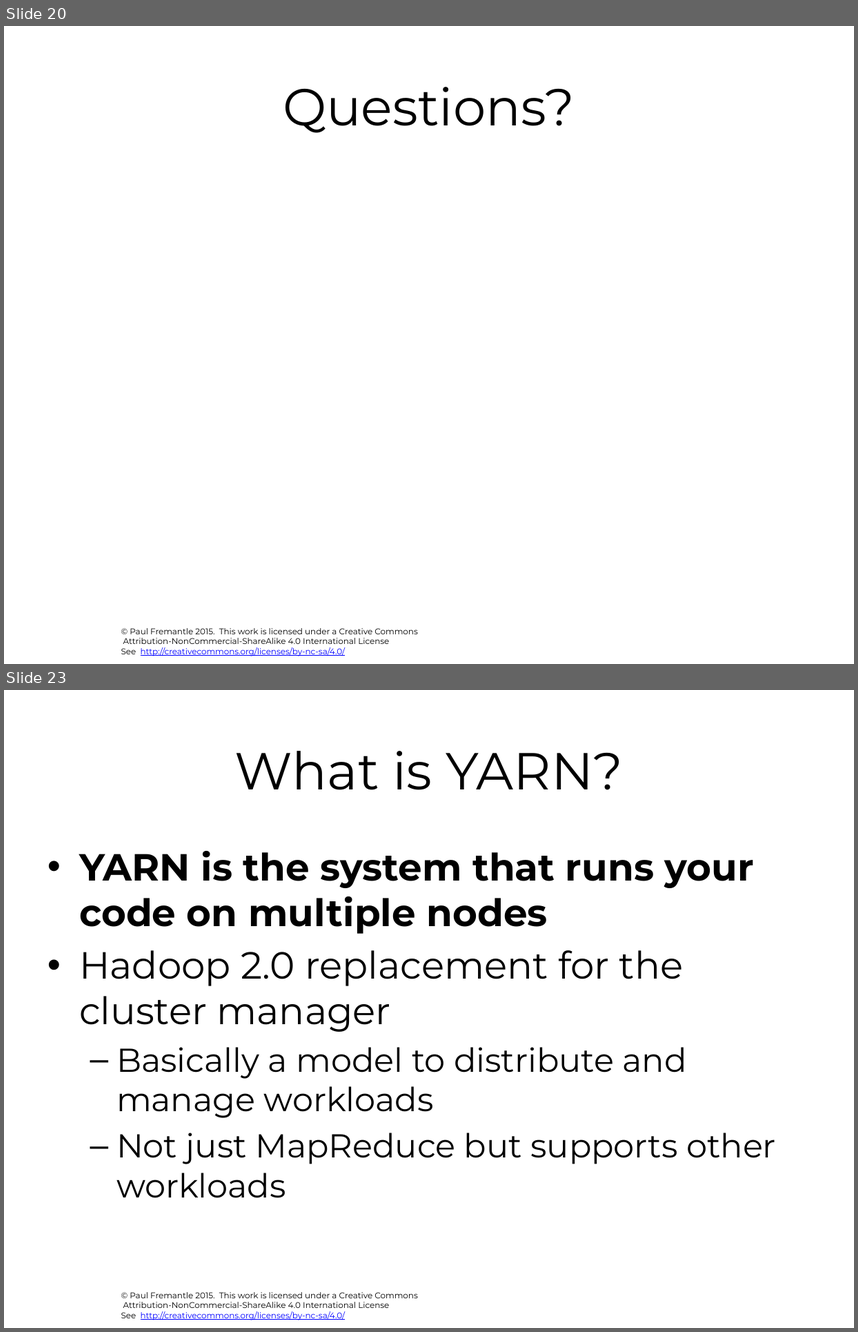
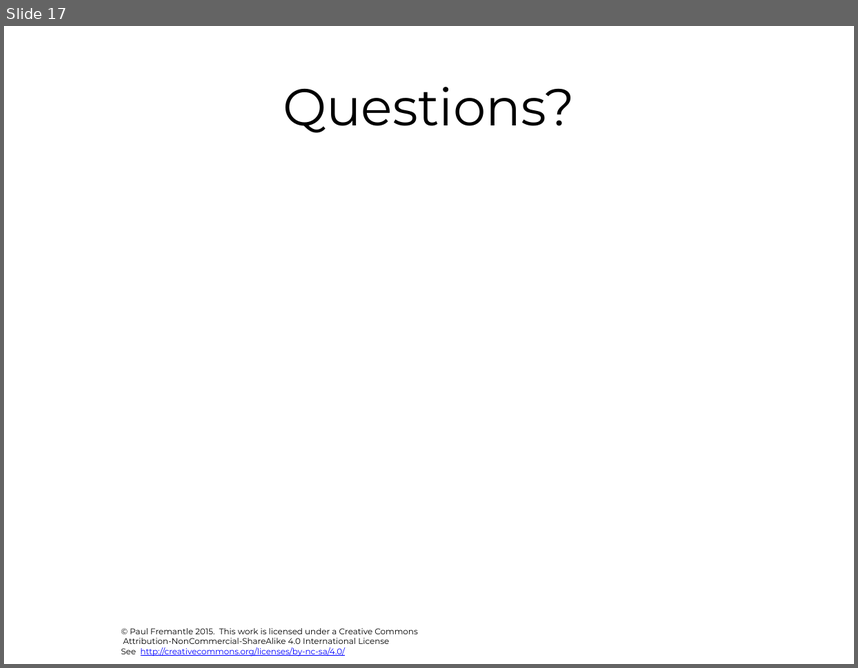
Before and after one commit to pzfreo/big, a slide deck: pres-source/02-map-reduce.pptx. Shown one above the other, each under a label of ours: slides 20 and 23 before the commit, slide 17 after it; the slides between them are not shown. The pictures are 858x1332 and 858x668 pixels, drawn with LibreOffice and Linux fonts; fonts in the diff are those of the drawing; background and template pictures are left out. Boxes give left, top, right and bottom in pixels: in the first picture for what was removed or moved away, otherwise in the second. Text is boxed around its words. In the diff, an @@ line names an element or a change of style, - is before the commit and + after.

```diff
--- a/pres-source/02-map-reduce.pptx
+++ b/pres-source/02-map-reduce.pptx
@@ slide 23 removed at [4, 690, 854, 1328], background #FFFFFF; not listed: 1 template element that a slide beside it also shows @@
@@ title removed at [234, 751, 623, 790] @@
-What is YARN?
@@ text removed at [79, 851, 776, 1198] @@
-• YARN is the system that runs your code on multiple nodes
-• Hadoop 2.0 replacement for the cluster manager
-  – Basically a model to distribute and manage workloads
-  – Not just MapReduce but supports other workloads
@@ what was slide 20 is now slide 17 @@
```
Also in this commit, not shown: 6 other slides removed, 31 other files.
